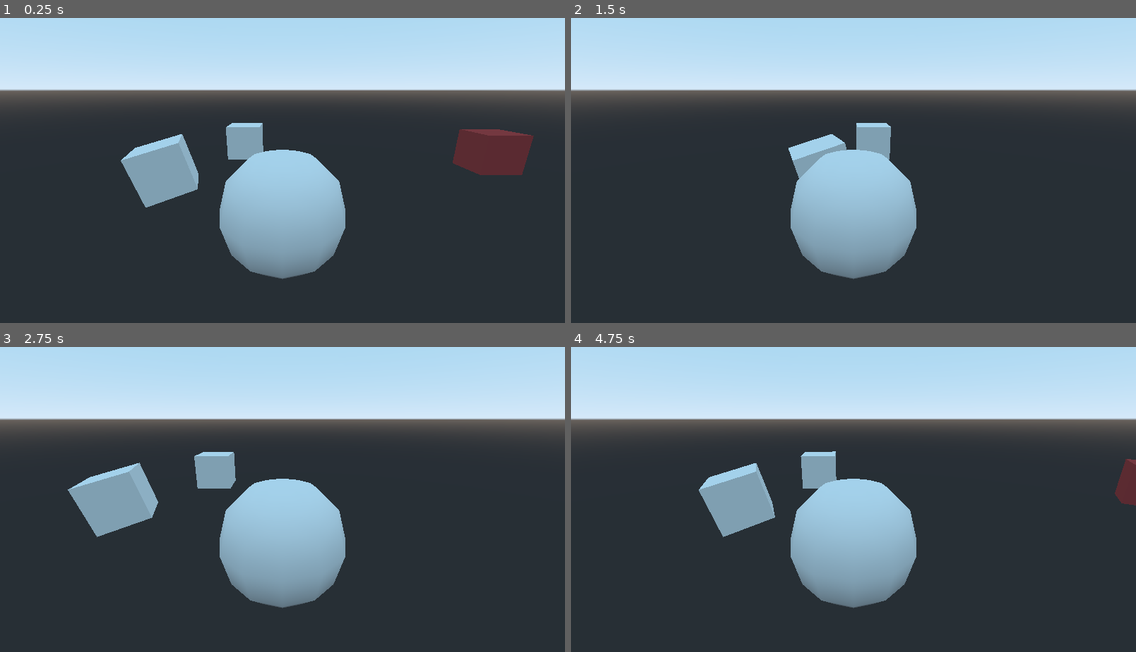
Above: before the commit, frames 1-4 (two rows, left to right).
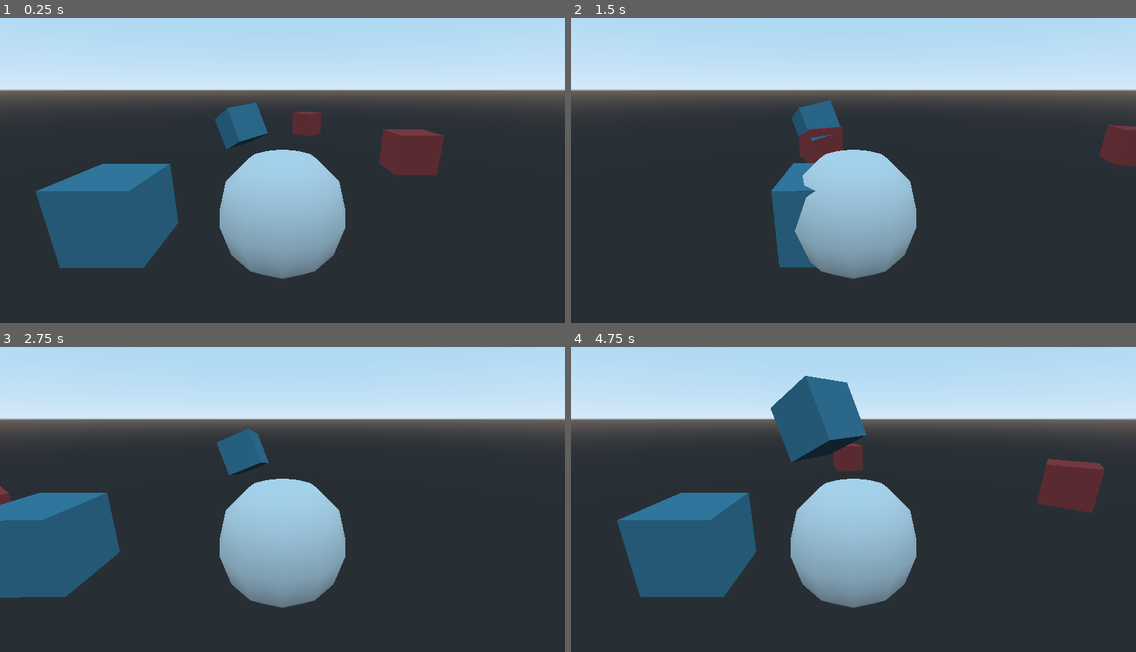
Above: after the commit, the same moments.

Repository: chrisworld/silly_stop
Game: Godot game, scene res://world/world.tscn
Same seed, same stepped clock (60 frames per second), same inputs: the game is played once before the commit and once after it.
Inputs:
- Up to frame 1 (0.25 s): no input
- Up to frame 2 (1.5 s): no input
- Up to frame 3 (2.75 s): no input
- Up to frame 4 (4.75 s): no input

The runs differ from the first frame. In frame 1, 13% of the frame differs, in the area x 6-95%, y 27-82%; in frame 2, 4.4%; in frame 3, 9.5%; in frame 4, 14%, in the area x 8-100%, y 9-82%.

Commit message:
path following

Diff:
--- a/objects/box.gd
+++ /dev/null
@@ -1,42 +0,0 @@
-extends Area
-
-
-# Declare member variables here. Examples:
-# var a = 2
-# var b = "text"
-
-export var path_id = 0
-export var speed = 10
-
-var path
-var path_follower
-
-var start_pos
-var start_rot
-
-# Called when the node enters the scene tree for the first time.
-func _ready():
-
-	# path container for all paths
-	$path_container.transform = self.transform
-
-	# get path to follow
-	path = $path_container.get_child(path_id)
-
-	# get the path follower
-	path_follower = path.get_child(0)
-
-	# save starting position
-	start_pos = self.translation
-	start_rot = self.rotation
-
-
-# Called every frame. 'delta' is the elapsed time since the previous frame.
-func _process(delta):
-
-	# update position on path
-	path_follower.set_offset(path_follower.get_offset() + speed * delta)
-
-	# update transform
-	self.translation = start_pos + path_follower.translation
-	self.rotation = start_rot + path_follower.rotation
--- a/objects/box.tscn
+++ /dev/null
@@ -1,16 +0,0 @@
-[gd_scene load_steps=4 format=2]
-
-[ext_resource path="res://paths/path_container.tscn" type="PackedScene" id=1]
-[ext_resource path="res://objects/box.gd" type="Script" id=2]
-
-[sub_resource type="BoxShape" id=1]
-
-[node name="box" type="Area"]
-script = ExtResource( 2 )
-
-[node name="CSGBox" type="CSGBox" parent="."]
-
-[node name="CollisionShape" type="CollisionShape" parent="."]
-shape = SubResource( 1 )
-
-[node name="path_container" parent="." instance=ExtResource( 1 )]
--- a/objects/cube.gd
+++ b/objects/cube.gd
@@ -1,5 +1,23 @@
 extends Spatial
-
 
 func _on_Area_area_entered(area):
 	print("entered: ", area)
+
+
+export var path_id = 0
+export var speed = 10
+
+var actual_path
+var path_container
+
+# Called when the node enters the scene tree for the first time.
+func _ready():
+
+	actual_path = get_node("cube_path")
+
+
+# Called every frame. 'delta' is the elapsed time since the previous frame.
+func _process(delta):
+
+	# update position on path
+	actual_path.get_child(0).set_offset(actual_path.get_child(0).get_offset() + speed * delta)
--- a/objects/cube.tscn
+++ b/objects/cube.tscn
@@ -1,9 +1,8 @@
-[gd_scene load_steps=6 format=2]
+[gd_scene load_steps=5 format=2]
 
 [ext_resource path="res://objects/cube.gd" type="Script" id=1]
-[ext_resource path="res://objects/path.gd" type="Script" id=2]
 
-[sub_resource type="Curve3D" id=4]
+[sub_resource type="Curve3D" id=1]
 _data = {
 "points": PoolVector3Array( 0, 0, 0, 0, 0, 0, -0.0186174, 0, 0.0196804, 0, 0, 0, 0, 0, 0, 5.92695, 0, 2.06507, 0, 0, 0, …(233 unchanged characters)…
 "tilts": PoolRealArray( 0, 0, 0, 0, 0, 0, 0, 0 )
@@ -17,18 +16,17 @@
 [node name="cube" type="Spatial"]
 script = ExtResource( 1 )
 
-[node name="Path" type="Path" parent="."]
-curve = SubResource( 4 )
-script = ExtResource( 2 )
+[node name="cube_path" type="Path" parent="."]
+curve = SubResource( 1 )
 
-[node name="follow" type="PathFollow" parent="Path"]
+[node name="follower" type="PathFollow" parent="cube_path"]
 
-[node name="Area" type="Area" parent="Path/follow"]
+[node name="Area" type="Area" parent="cube_path/follower"]
 
-[node name="CollisionShape" type="CollisionShape" parent="Path/follow/Area"]
+[node name="CollisionShape" type="CollisionShape" parent="cube_path/follower/Area"]
 shape = SubResource( 2 )
 
-[node name="CSGBox" type="CSGBox" parent="Path/follow/Area"]
+[node name="CSGBox" type="CSGBox" parent="cube_path/follower/Area"]
 width = 2.11129
 material = SubResource( 3 )
-[connection signal="area_entered" from="Path/follow/Area" to="." method="_on_Area_area_entered"]
+[connection signal="area_entered" from="cube_path/follower/Area" to="." method="_on_Area_area_entered"]
--- /dev/null
+++ b/objects/cube_v2.gd
@@ -0,0 +1,28 @@
+extends Spatial
+
+export var path_id = 0
+export var speed = 10
+
+var actual_path
+var path_container
+
+# ready
+func _ready():
+
+	actual_path = get_node("actual_path")
+	path_container = get_node("path_container")
+
+	# get path to follow
+	actual_path.curve = path_container.get_child(path_id).curve
+
+
+# update
+func _process(delta):
+
+	# update position on path
+	actual_path.get_child(0).set_offset(actual_path.get_child(0).get_offset() + speed * delta)
+
+
+# area enter
+func _on_Area_area_entered(area):
+	print("body entered: ", area)
--- /dev/null
+++ b/objects/cube_v2.tscn
@@ -0,0 +1,34 @@
+[gd_scene load_steps=6 format=2]
+
+[ext_resource path="res://paths/path_container.tscn" type="PackedScene" id=1]
+[ext_resource path="res://objects/cube_v2.gd" type="Script" id=2]
+
+[sub_resource type="Curve3D" id=1]
+_data = {
+"points": PoolVector3Array(  ),
+"tilts": PoolRealArray(  )
+}
+
+[sub_resource type="SpatialMaterial" id=3]
+albedo_color = Color( 0.290196, 0.556863, 0.658824, 1 )
+
+[sub_resource type="BoxShape" id=2]
+
+[node name="cube_v2" type="Spatial"]
+script = ExtResource( 2 )
+
+[node name="path_container" parent="." instance=ExtResource( 1 )]
+
+[node name="actual_path" type="Path" parent="."]
+curve = SubResource( 1 )
+
+[node name="follower" type="PathFollow" parent="actual_path"]
+
+[node name="Area" type="Area" parent="actual_path/follower"]
+
+[node name="CSGBox" type="CSGBox" parent="actual_path/follower/Area"]
+material = SubResource( 3 )
+
+[node name="CollisionShape" type="CollisionShape" parent="actual_path/follower/Area"]
+shape = SubResource( 2 )
+[connection signal="area_entered" from="actual_path/follower/Area" to="." method="_on_Area_area_entered"]
--- a/objects/path.gd
+++ /dev/null
@@ -1,10 +0,0 @@
-extends Path
-
-onready var follow = get_node("follow")
-
-
-# Called every frame. 'delta' is the elapsed time since the previous frame.
-func _process(delta):
-
-	# follow path
-	follow.set_offset(follow.get_offset() + 10 * delta)
--- a/paths/path01.tscn
+++ b/paths/path01.tscn
@@ -2,8 +2,8 @@
 
 [sub_resource type="Curve3D" id=1]
 _data = {
-"points": PoolVector3Array( 0, 0, 0, 0, 0, 0, -0.00353146, 0, 0.0052971, 0, 0, 0, 0, 0, 0, 1.00645, 0, 0.0052971, 0, 0, 0, 0, 0, 0, 7.23923, 0, 0.00705554, 0, 0, 0, 0, 0, 0, 8.95731, 0, -0.0111968 ),
-"tilts": PoolRealArray( 0, 0, 0, 0 )
+"points": PoolVector3Array( 0, 0, 0, 0, 0, 0, -0.00353146, 0, 0.0052971, 0, 0, 0, 0, 0, 0, 8.95731, 0, -0.0111968 ),
+"tilts": PoolRealArray( 0, 0 )
 }
 
 [node name="path01" type="Path"]
--- a/world/world.tscn
+++ b/world/world.tscn
@@ -3,7 +3,7 @@
 [ext_resource path="res://objects/cube.tscn" type="PackedScene" id=1]
 [ext_resource path="res://world/world.gd" type="Script" id=2]
 [ext_resource path="res://objects/ball.tscn" type="PackedScene" id=3]
-[ext_resource path="res://objects/box.tscn" type="PackedScene" id=4]
+[ext_resource path="res://objects/cube_v2.tscn" type="PackedScene" id=5]
 
 [node name="world" type="Spatial"]
 script = ExtResource( 2 )
@@ -12,12 +12,16 @@
 transform = Transform( 1, 0, 0, 0, 0.960459, 0.278421, 0, -0.278421, 0.960459, 0, 3.1133, 5.68967 )
 
 [node name="cube" parent="." instance=ExtResource( 1 )]
-transform = Transform( 1, 0, 0, 0, 1, 0, 0, 0, 1, 8.63368, 0, -7.29621 )
+transform = Transform( 1, 0, 0, 0, 1, 0, 0, 0, 1, 4.35192, 0, -7.29621 )
+
+[node name="cube2" parent="." instance=ExtResource( 1 )]
+transform = Transform( -0.555657, 0, -0.831411, 0, 1, 0, 0.831411, 0, -0.555657, 4.35192, 0, -18.7834 )
 
 [node name="ball" parent="." instance=ExtResource( 3 )]
 
-[node name="box" parent="." instance=ExtResource( 4 )]
-transform = Transform( 1, 0, 0, 0, 1, 0, 0, 0, 1, -4.83533, 0, -9.17147 )
+[node name="cube_v2" parent="." instance=ExtResource( 5 )]
+transform = Transform( 0.999984, 0, 0.00565484, 0, 1, 0, -0.00565484, 0, 0.999984, -6.83759, 0, 0 )
 
-[node name="box2" parent="." instance=ExtResource( 4 )]
-transform = Transform( 0.917754, -0.238202, 0.317785, 0.251225, 0.967929, 0, -0.307593, 0.0798354, 0.948163, -7.35644, 0, -3.60944 )
+[node name="cube_v3" parent="." instance=ExtResource( 5 )]
+transform = Transform( 0.536632, -0.354709, -0.765642, 0.402056, 0.905221, -0.137576, 0.741874, -0.234003, 0.628383, -4.85033, 0, -9.02817 )
+path_id = 1
